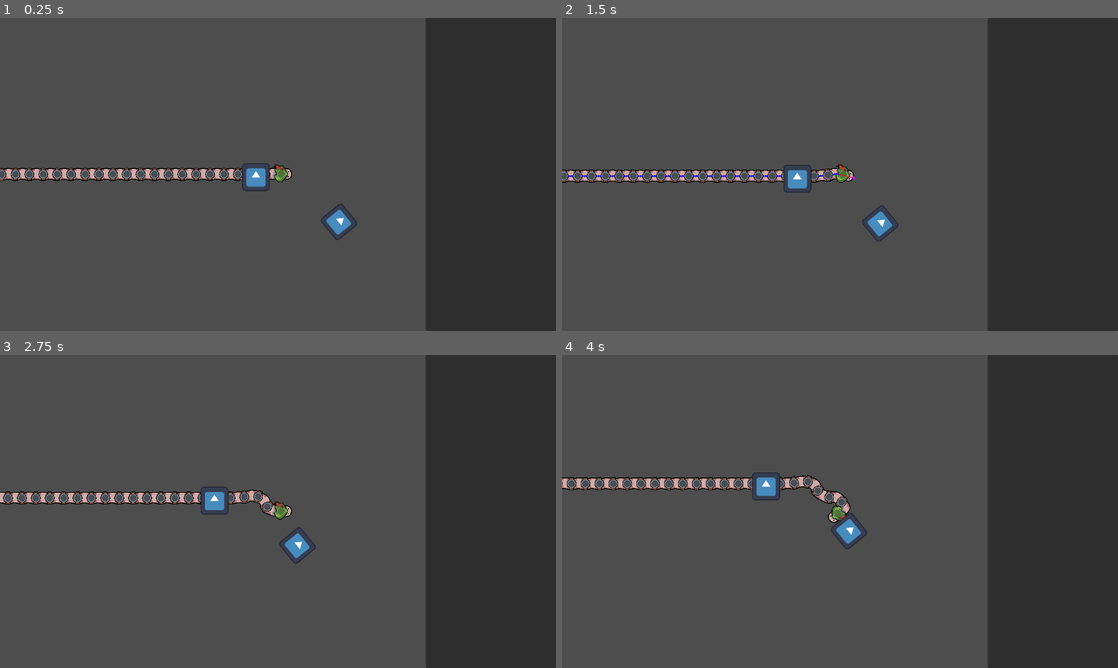
Above: before the commit, frames 1-4 (two rows, left to right).
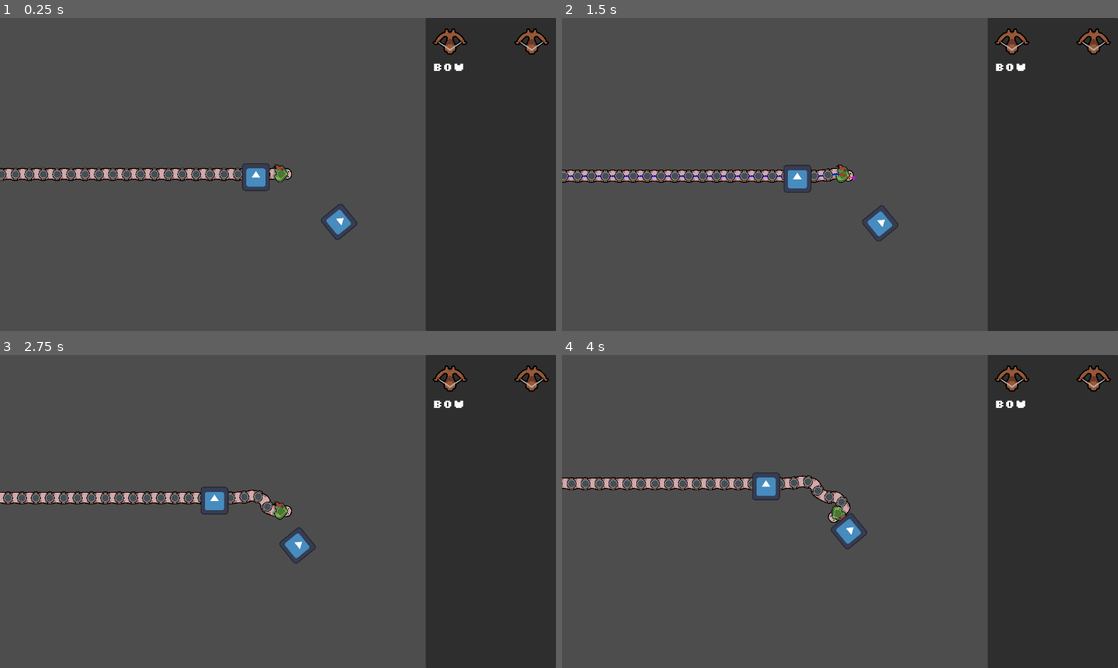
Above: after the commit, the same moments.

Repository: Justuna/worm-odyssey
Game: Godot game, scene res://scenes/tests/worm_test.tscn
Same seed, same stepped clock (60 frames per second), same inputs: the game is played once before the commit and once after it. The engine's default icon, where the game draws it, is replaced by a stand-in: a white triangle on a blue panel in a dark square.
Inputs (mouse positions are in pixels of both pictures, inside the frame that each line leads up to):
- Up to frame 1 (0.25 s): no input
- Up to frame 2 (1.5 s): tap Enter at 0.5 s; move the mouse to (962, 158) at 0.52 s; hold D 0.53-1.28 s; click (962, 158) at 0.67 s; move the mouse to (728, 190) at 1.27 s
- Up to frame 3 (2.75 s): move the mouse to (333, 442) at 2.02 s; hold D from 2.03 s (still down)
- Up to frame 4 (4 s): move the mouse to (812, 574) at 2.77 s; click (812, 574) at 2.92 s; move the mouse to (1006, 558) at 3.52 s; release D at 3.53 s

The runs differ from the first frame. In frame 1, 0.6% of the frame differs, in the area x 77-99%, y 3-17%; in frame 2, 0.6%; in frame 3, 0.6%; in frame 4, 0.6%.

Commit message:
Attempt at UI

Diff:
--- a/assets/themes/theme.tres
+++ b/assets/themes/theme.tres
@@ -1,8 +1,31 @@
-[gd_resource type="Theme" load_steps=3 format=3 uid="uid://hl7m0movyn5i"]
+[gd_resource type="Theme" load_steps=4 format=3 uid="uid://hl7m0movyn5i"]
 
 [ext_resource type="FontFile" uid="uid://cbenhdyaxytb3" path="res://assets/fonts/slkscrb.ttf" id="1_64h25"]
 [ext_resource type="FontFile" uid="uid://bndfqnaxpwovh" path="res://assets/fonts/slkscr.ttf" id="2_ubith"]
 
+[sub_resource type="StyleBoxFlat" id="StyleBoxFlat_i20pa"]
+content_margin_left = 16.0
+content_margin_top = 16.0
+content_margin_right = 16.0
+content_margin_bottom = 16.0
+bg_color = Color(0.1, 0.1, 0.1, 0.6)
+corner_radius_top_left = 3
+corner_radius_top_right = 3
+corner_radius_bottom_right = 3
+corner_radius_bottom_left = 3
+corner_detail = 5
+
 [resource]
 default_font = ExtResource("2_ubith")
+default_font_size = 16
 Button/fonts/font = ExtResource("1_64h25")
+HeaderLarge/base_type = &"Label"
+HeaderLarge/font_sizes/font_size = 28
+HeaderLarge/fonts/font = ExtResource("1_64h25")
+HeaderMedium/base_type = &"Label"
+HeaderMedium/font_sizes/font_size = 24
+HeaderMedium/fonts/font = ExtResource("1_64h25")
+HeaderSmall/base_type = &"Label"
+HeaderSmall/font_sizes/font_size = 20
+HeaderSmall/fonts/font = ExtResource("1_64h25")
+PanelContainer/styles/panel = SubResource("StyleBoxFlat_i20pa")
--- /dev/null
+++ b/prefabs/equipment_texture_holder.tscn
@@ -0,0 +1,22 @@
+[gd_scene load_steps=3 format=3 uid="uid://dia0hd4cr5mwx"]
+
+[ext_resource type="Texture2D" uid="uid://b00b8obwj0107" path="res://assets/art/segments/bow_turret.png" id="1_6vjbb"]
+[ext_resource type="Script" path="res://scripts/ui/equipment_texture_holder.gd" id="1_dyrcd"]
+
+[node name="EquipmentTextureHolder" type="ColorRect" node_paths=PackedStringArray("texture_rect")]
+clip_children = 1
+custom_minimum_size = Vector2(80, 80)
+script = ExtResource("1_dyrcd")
+texture = ExtResource("1_6vjbb")
+texture_rect = NodePath("TextureRect")
+
+[node name="TextureRect" type="TextureRect" parent="."]
+layout_mode = 1
+anchors_preset = 15
+anchor_right = 1.0
+anchor_bottom = 1.0
+grow_horizontal = 2
+grow_vertical = 2
+texture = ExtResource("1_6vjbb")
+expand_mode = 2
+stretch_mode = 3
--- a/scenes/tests/worm_test.tscn
+++ b/scenes/tests/worm_test.tscn
@@ -1,8 +1,9 @@
-[gd_scene load_steps=5 format=3 uid="uid://c4wlin680myme"]
+[gd_scene load_steps=6 format=3 uid="uid://c4wlin680myme"]
 
 [ext_resource type="PackedScene" uid="uid://m3fds71c0yiy" path="res://prefabs/worm/worm.tscn" id="1_wvqpy"]
 [ext_resource type="Texture2D" uid="uid://dh68bsojeg13w" path="res://icon.svg" id="2_cl5xy"]
 [ext_resource type="Theme" uid="uid://hl7m0movyn5i" path="res://assets/themes/theme.tres" id="3_g1jxf"]
+[ext_resource type="PackedScene" uid="uid://dia0hd4cr5mwx" path="res://prefabs/equipment_texture_holder.tscn" id="4_88yel"]
 
 [sub_resource type="RectangleShape2D" id="RectangleShape2D_1fcaq"]
 size = Vector2(128, 126)
@@ -50,3 +51,32 @@
 anchor_bottom = 1.0
 grow_horizontal = 0
 grow_vertical = 2
+
+[node name="HBoxContainer" type="HBoxContainer" parent="UI/Control/PanelContainer"]
+layout_mode = 2
+
+[node name="VBoxContainer" type="VBoxContainer" parent="UI/Control/PanelContainer/HBoxContainer"]
+layout_mode = 2
+size_flags_horizontal = 3
+
+[node name="HBoxContainer" type="HBoxContainer" parent="UI/Control/PanelContainer/HBoxContainer/VBoxContainer"]
+layout_mode = 2
+
+[node name="EquipmentTextureHolder" parent="UI/Control/PanelContainer/HBoxContainer/VBoxContainer/HBoxContainer" instance=ExtResource("4_88yel")]
+layout_mode = 2
+
+[node name="Label" type="Label" parent="UI/Control/PanelContainer/HBoxContainer/VBoxContainer"]
+layout_mode = 2
+theme_type_variation = &"HeaderLarge"
+text = "BOW"
+
+[node name="ScrollContainer" type="ScrollContainer" parent="UI/Control/PanelContainer/HBoxContainer"]
+custom_minimum_size = Vector2(80, 0)
+layout_mode = 2
+
+[node name="VBoxContainer" type="VBoxContainer" parent="UI/Control/PanelContainer/HBoxContainer/ScrollContainer"]
+layout_mode = 2
+
+[node name="EquipmentTextureHolder2" parent="UI/Control/PanelContainer/HBoxContainer/ScrollContainer/VBoxContainer" node_paths=PackedStringArray("texture_rect") instance=ExtResource("4_88yel")]
+layout_mode = 2
+texture_rect = NodePath("../../../VBoxContainer/HBoxContainer/EquipmentTextureHolder/TextureRect")
--- /dev/null
+++ b/scripts/ui/equipment_texture_holder.gd
@@ -0,0 +1,23 @@
+@tool
+extends ColorRect
+class_name EquipmentTextureHolder
+
+
+@export var texture: Texture2D :
+	get:
+		return _texture
+	set(value):
+		_texture = value
+		_update_texture_rect()
+@export var texture_rect: TextureRect
+
+var _texture: Texture2D
+
+
+func _ready():
+	_update_texture_rect()
+
+
+func _update_texture_rect():
+	if texture_rect:
+		texture_rect.texture = _texture
